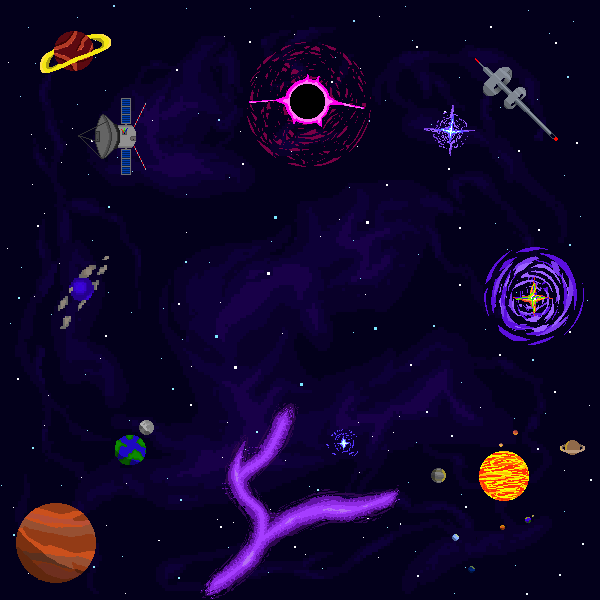
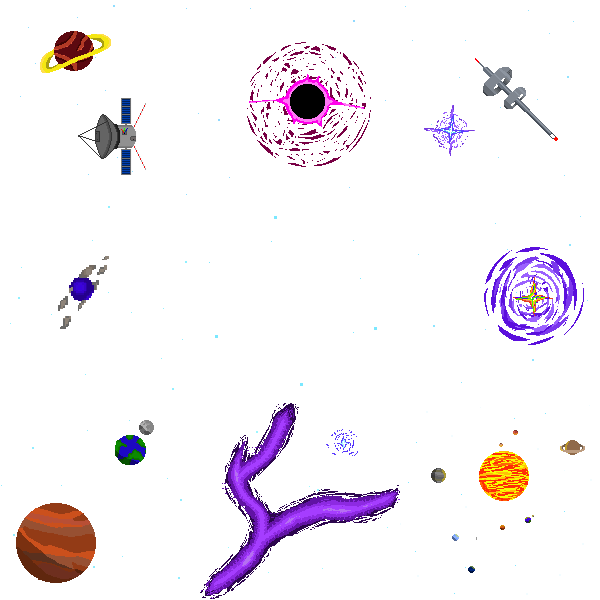
Two versions of the same layered image (w=600, h=600). Layer-by-layer changes:
removed layer "Laag 36" (was 40%) over [0, 0, 600, 600]
removed layer "Achtergrond" over [0, 0, 600, 600]
